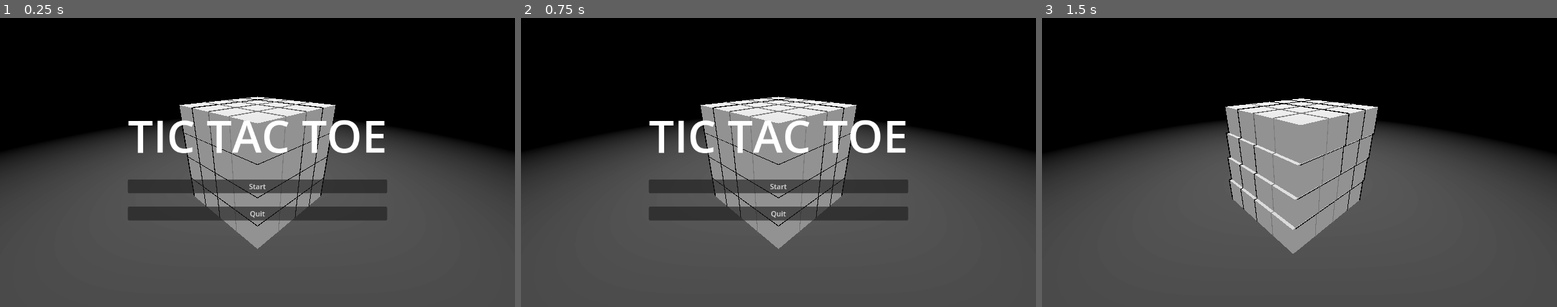
Above: before the commit, frames 1-3 (left to right).
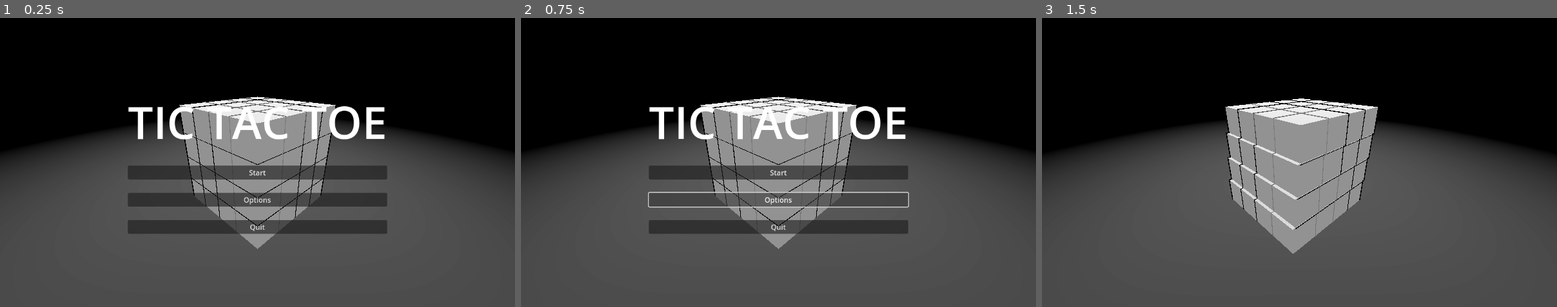
Above: after the commit, the same moments.

Repository: WingusInbound/3D-Tic-Tac-Toe
Game: Godot game, scene res://main.tscn
Same seed, same stepped clock (60 frames per second), same inputs: the game is played once before the commit and once after it.
Inputs (mouse positions are in pixels of both pictures, inside the frame that each line leads up to):
- Up to frame 1 (0.25 s): no input
- Up to frame 2 (0.75 s): click (778, 200) at 0.5 s, where only the run after the commit has a clickable "Options"
- Up to frame 3 (1.5 s): click "Start" at 1.25 s

The runs differ from the first frame. In frame 1, 14% of the frame differs, in the area x 24-76%, y 30-75%; in frame 2, 13%; in frame 3, nothing differs.

Commit message:
Created Options Button

Diff:
--- a/Scripts/ui.gd
+++ b/Scripts/ui.gd
@@ -47,3 +47,7 @@
 
 func _on_restart_button_pressed() -> void:
 	get_tree().reload_current_scene()
+
+
+func _on_options_pressed() -> void:
+	pass # Replace with function body.
--- a/Scripts/ui.tscn
+++ b/Scripts/ui.tscn
@@ -43,6 +43,10 @@
 [node name="StartButton" type="Button" parent="UI/StartMenu"]
 layout_mode = 2
 text = "Start"
+
+[node name="Options" type="Button" parent="UI/StartMenu"]
+layout_mode = 2
+text = "Options"
 
 [node name="QuitButton" type="Button" parent="UI/StartMenu"]
 layout_mode = 2
@@ -109,6 +113,7 @@
 text = "Quit"
 
 [connection signal="pressed" from="UI/StartMenu/StartButton" to="." method="_on_start_button_pressed"]
+[connection signal="pressed" from="UI/StartMenu/Options" to="." method="_on_options_pressed"]
 [connection signal="pressed" from="UI/StartMenu/QuitButton" to="." method="_on_quit_button_pressed"]
 [connection signal="pressed" from="UI/PauseMenu/ResumeButton" to="." method="_on_resume_button_pressed"]
 [connection signal="pressed" from="UI/PauseMenu/QuitButton" to="." method="_on_quit_button_pressed"]
